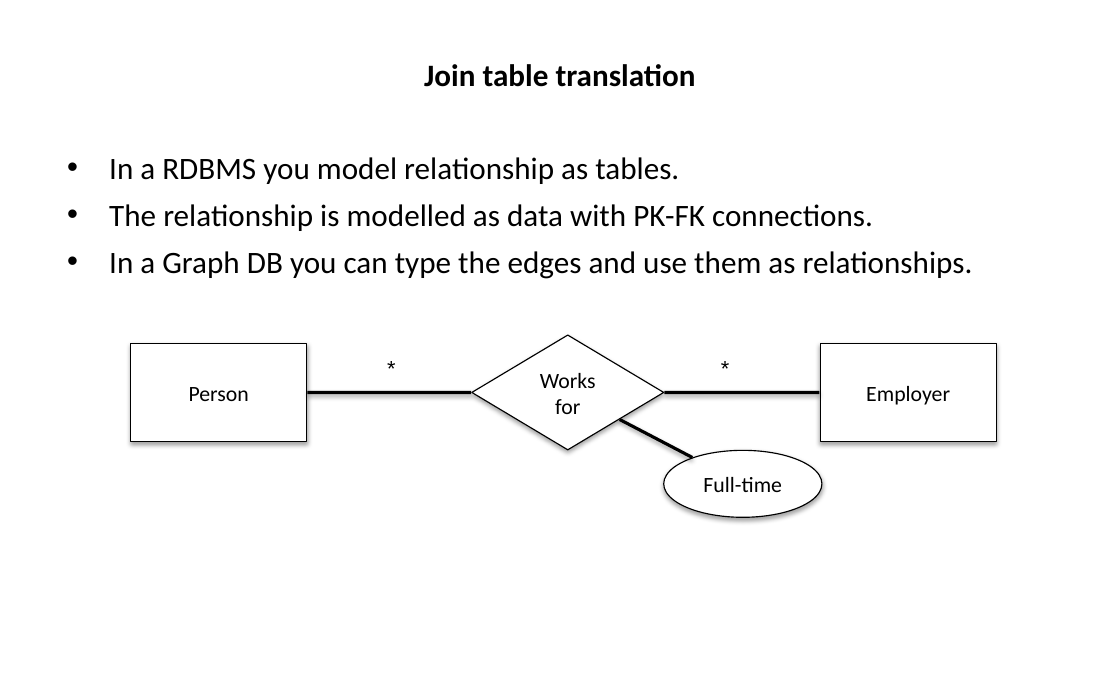
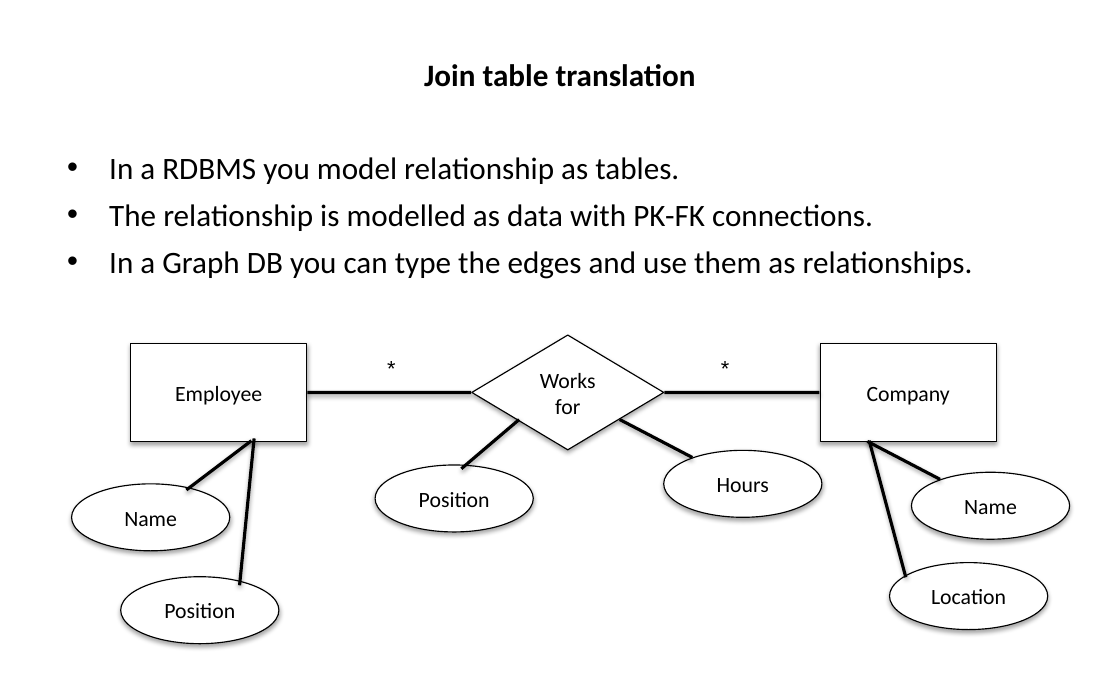
Before and after one commit to hogeschool/INFDEV026B, a slide deck: slide 38 of 2018-2019/build/Lecture 5.pptx (slide 34 before the commit). Drawn at 1120x700 pixels with LibreOffice and Linux fonts; fonts in the diff are those of the drawing. Boxes give left, top, right and bottom in pixels: in the first picture for what was removed or moved away, otherwise in the second. Text is boxed around its words. In the diff, an @@ line names an element or a change of style, - is before the commit and + after.

```diff
--- a/2018-2019/build/Lecture 5.pptx
+++ b/2018-2019/build/Lecture 5.pptx
@@ text at box(175, 386, 262, 405): text changed @@
-Person
+Employee
@@ text at box(867, 387, 950, 405): text changed @@
-Employer
+Company
@@ freeform shape added at box(186, 441, 251, 491), outline #000000 2 pt @@
@@ freeform shape added at box(240, 439, 254, 586), outline #000000 2 pt @@
@@ freeform shape added at box(461, 420, 520, 469), outline #000000 2 pt @@
@@ freeform shape added at box(867, 441, 940, 479), outline #000000 2 pt @@
@@ freeform shape added at box(869, 441, 906, 578), outline #000000 2 pt @@
@@ ellipse added at box(375, 465, 533, 532), fill #FFFFFF, outline #000000 0.75 pt @@
@@ text at box(717, 478, 769, 492): text changed @@
-Full-time
+Hours
@@ ellipse added at box(912, 473, 1070, 540), fill #FFFFFF, outline #000000 0.75 pt @@
@@ ellipse added at box(72, 484, 230, 551), fill #FFFFFF, outline #000000 0.75 pt @@
@@ text added at box(419, 492, 490, 507), 14 pt, text #000000 @@
+Position
@@ text added at box(964, 500, 1017, 514), 14 pt, text #000000 @@
+Name
@@ text added at box(124, 512, 177, 526), 14 pt, text #000000 @@
+Name
@@ ellipse added at box(889, 562, 1047, 629), fill #FFFFFF, outline #000000 0.75 pt @@
@@ ellipse added at box(121, 577, 279, 644), fill #FFFFFF, outline #000000 0.75 pt @@
@@ text added at box(931, 589, 1006, 604), 14 pt, text #000000 @@
+Location
@@ text added at box(164, 603, 235, 618), 14 pt, text #000000 @@
+Position
```
Also in this commit, not shown: 24 other slides changed, 3 slides added, 1 slide removed.
